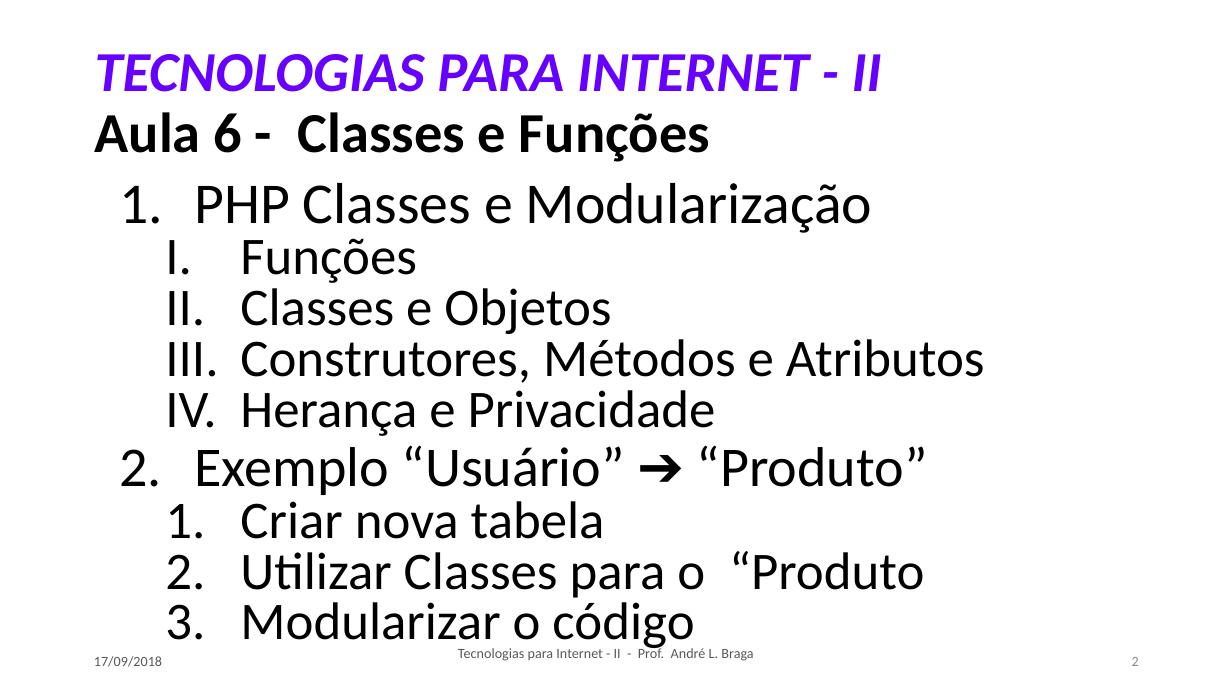
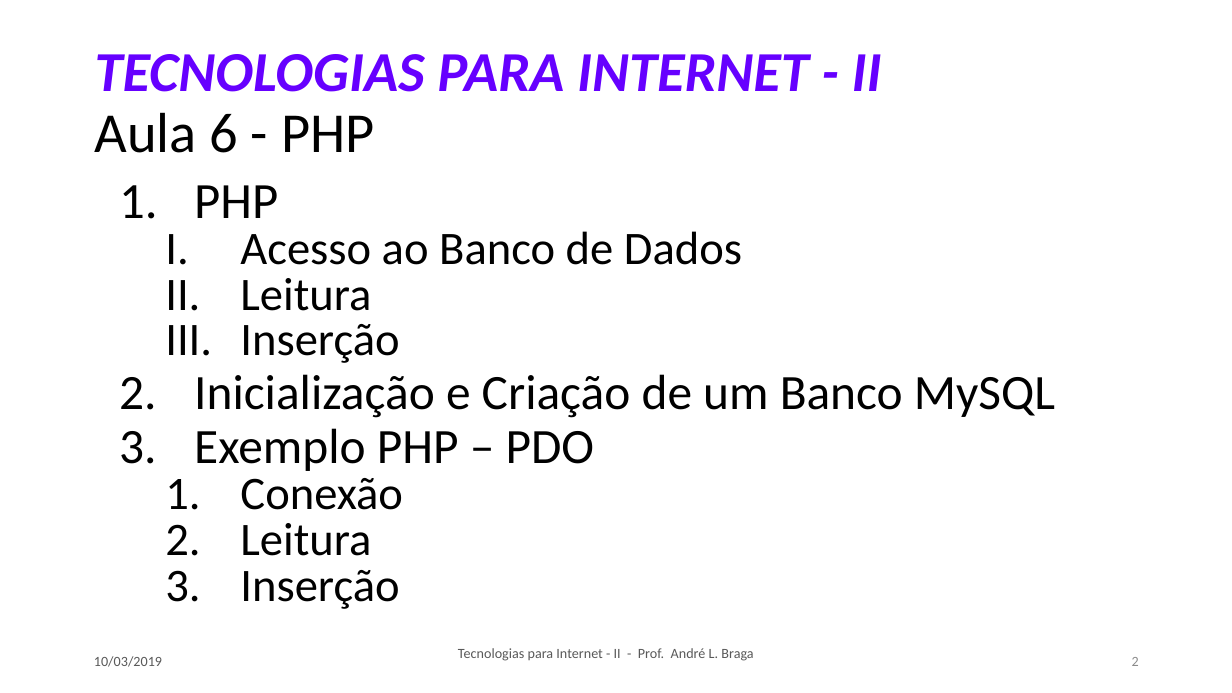
Before and after one commit to LeoCaronezi/CURSOS, a slide deck: slide 2 of TECNOLOGIAS PARA INTERNET II/SLIDES/TI-2_Aula_06.pptx. Drawn at 1232x693 pixels with LibreOffice and Linux fonts; fonts in the diff are those of the drawing. Boxes give left, top, right and bottom in pixels: in the first picture for what was removed or moved away, otherwise in the second. Text is boxed around its words. In the diff, an @@ line names an element or a change of style, - is before the commit and + after.

```diff
--- a/TECNOLOGIAS PARA INTERNET II/SLIDES/TI-2_Aula_06.pptx
+++ b/TECNOLOGIAS PARA INTERNET II/SLIDES/TI-2_Aula_06.pptx
@@ title at box(95, 54, 882, 153): text changed @@
-TECNOLOGIAS PARA INTERNET - II
-Aula 6 - Classes e Funções
+TECNOLOGIAS PARA INTERNET - II
+Aula 6 - PHP
@@ text at box(194, 185, 1055, 609): text changed; size 41.2 to 36.3 pt @@
-1. PHP Classes e Modularização
-  I. Funções
-  II. Classes e Objetos
-  III. Construtores, Métodos e Atributos
-  IV. Herança e Privacidade
-2. Exemplo “Usuário” ➔ “Produto”
-  1. Criar nova tabela
-  2. Utilizar Classes para o “Produto
-  3. Modularizar o código
+1. PHP
+  I. Acesso ao Banco de Dados
+  II. Leitura
+  III. Inserção
+2. Inicialização e Criação de um Banco MySQL
+3. Exemplo PHP – PDO
+  1. Conexão
+  2. Leitura
+  3. Inserção
@@ text at box(94, 656, 162, 667): text changed @@
-17/09/2018
+10/03/2019
```
Also in this commit, not shown: 13 other slides changed, 16 slides added, 4 slides removed, 7 other files.
